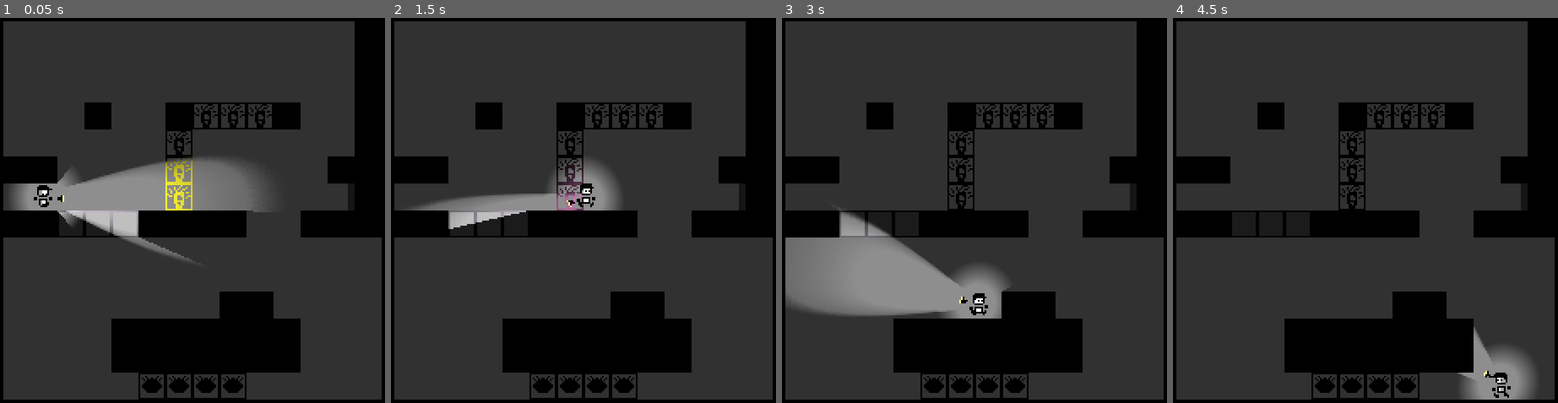
Above: before the commit, frames 1-4 (left to right).
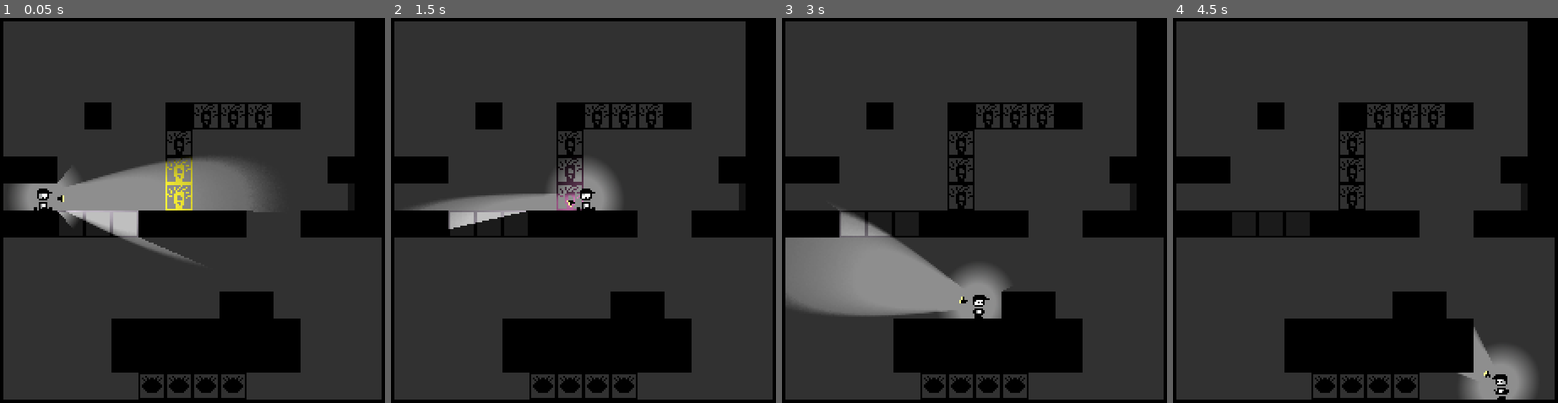
Above: after the commit, the same moments.

Repository: DylanPerry2098/ScreenTear
Game: Godot game, scene res://scenes/levels/test_room.tscn
The game is run twice, just before and just after one commit, with the same random seed, the same clock (stepped at 60 frames per second) and the same inputs.
Inputs (mouse positions are in pixels of both pictures, inside the frame that each line leads up to):
- Up to frame 1 (0.05 s): no input
- Up to frame 2 (1.5 s): move the mouse to (679, 187) at 0.52 s; hold D (move_right) from 0.53 s (still down); tap E (interact) at 0.6, 1.35 s; tap Space (jump) at 0.77 s; move the mouse to (498, 233) at 1.27 s
- Up to frame 3 (3 s): tap Space (jump) at 1.52 s; move the mouse to (1016, 114) at 2.02 s; release D (move_right) at 2.03 s; hold A (move_left) 2.03-2.78 s; tap E (interact) at 2.1, 2.85 s; move the mouse to (951, 295) at 2.77 s; hold D (move_right) from 2.78 s (still down)
- Up to frame 4 (4.5 s): tap Space (jump) at 3.02, 3.77 s; move the mouse to (1496, 275) at 3.52 s; tap E (interact) at 3.6, 4.35 s; move the mouse to (1234, 145) at 4.27 s; release D (move_right) at 4.28 s; hold A (move_left) from 4.28 s (still down)

The runs differ from the first frame. In frame 1, 0.2% of the frame differs, in the area x 8-14%, y 43-50%; in frame 2, 0.2%, in the area x 48-54%, y 42-50%; in frame 3, 0.1%; in frame 4, 0.2%.

Commit message:
Full Animation Implementation

Diff:
--- a/scenes/characters/player.tscn
+++ b/scenes/characters/player.tscn
@@ -87,6 +87,23 @@
 "values": [Vector2i(0, 2)]
 }
 
+[sub_resource type="Animation" id="Animation_rpnd8"]
+resource_name = "land"
+length = 0.08
+step = 0.125
+tracks/0/type = "value"
+tracks/0/imported = false
+tracks/0/enabled = true
+tracks/0/path = NodePath(".:frame_coords")
+tracks/0/interp = 1
+tracks/0/loop_wrap = true
+tracks/0/keys = {
+"times": PackedFloat32Array(0),
+"transitions": PackedFloat32Array(1),
+"update": 1,
+"values": [Vector2i(0, 4)]
+}
+
 [sub_resource type="Animation" id="Animation_xrqxk"]
 resource_name = "run_loop"
 loop_mode = 1
@@ -102,6 +119,23 @@
 "transitions": PackedFloat32Array(1, 1, 1, 1, 1, 1, 1, 1),
 "update": 1,
 "values": [8, 9, 10, 11, 12, 13, 14, 15]
+}
+
+[sub_resource type="Animation" id="Animation_g66nw"]
+resource_name = "run_start"
+length = 0.125
+step = 0.125
+tracks/0/type = "value"
+tracks/0/imported = false
+tracks/0/enabled = true
+tracks/0/path = NodePath(".:frame_coords")
+tracks/0/interp = 1
+tracks/0/loop_wrap = true
+tracks/0/keys = {
+"times": PackedFloat32Array(0),
+"transitions": PackedFloat32Array(1),
+"update": 1,
+"values": [Vector2i(1, 5)]
 }
 
 [sub_resource type="AnimationLibrary" id="AnimationLibrary_xhtjm"]
@@ -110,7 +144,9 @@
 &"fall_loop": SubResource("Animation_k4v7y"),
 &"idle": SubResource("Animation_jk2m4"),
 &"jump_loop": SubResource("Animation_xhtjm"),
-&"run_loop": SubResource("Animation_xrqxk")
+&"land": SubResource("Animation_rpnd8"),
+&"run_loop": SubResource("Animation_xrqxk"),
+&"run_start": SubResource("Animation_g66nw")
 }
 
 [sub_resource type="CircleShape2D" id="CircleShape2D_xhtjm"]
@@ -135,7 +171,7 @@
 unique_name_in_owner = true
 texture = ExtResource("2_2l4js")
 hframes = 8
-vframes = 4
+vframes = 6
 frame = 16
 
 [node name="AnimationPlayer" type="AnimationPlayer" parent="." unique_id=290945248]
--- a/scripts/state_machine/player/pr_land_state.gd
+++ b/scripts/state_machine/player/pr_land_state.gd
@@ -4,11 +4,11 @@
 
 func enter(_data: Dictionary) -> void:
 	parent.velocity.y = 0
-	#animation_player.play("player/land")
+	animation_player.play("land")
 	land_animation_finished = false
-	# await #animation_player.animation_finished
+	await animation_player.animation_finished
 	if _is_active_state():
-		#animation_player.play("player/idle")
+		animation_player.play("idle")
 		land_animation_finished = true
 
 func exit() -> void:
--- a/scripts/state_machine/player/pr_run_state.gd
+++ b/scripts/state_machine/player/pr_run_state.gd
@@ -7,10 +7,10 @@
 var turn_animation_playing := false
 
 func enter(_data: Dictionary) -> void:
-	#animation_player.play("player/run_start")
-	#await animation_player.animation_finished
-	# if _is_active_state() and not turn_animation_playing:
-	animation_player.play("run_loop") #indent this line after if implemented
+	animation_player.play("run_start")
+	await animation_player.animation_finished
+	if _is_active_state() and not turn_animation_playing:
+		animation_player.play("run_loop") #indent this line after if implemented
 
 func exit() -> void:
 	last_x_direction = 0
Binary file changed: assets/character_spritesheet.png
